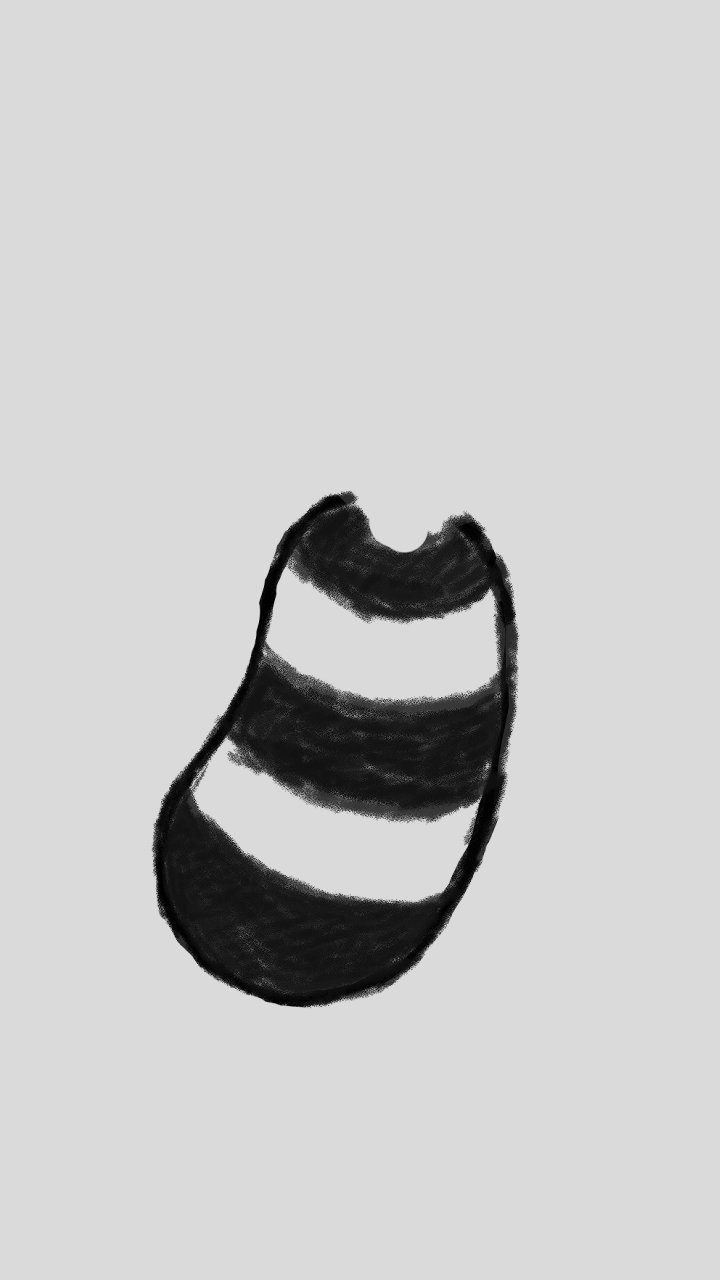
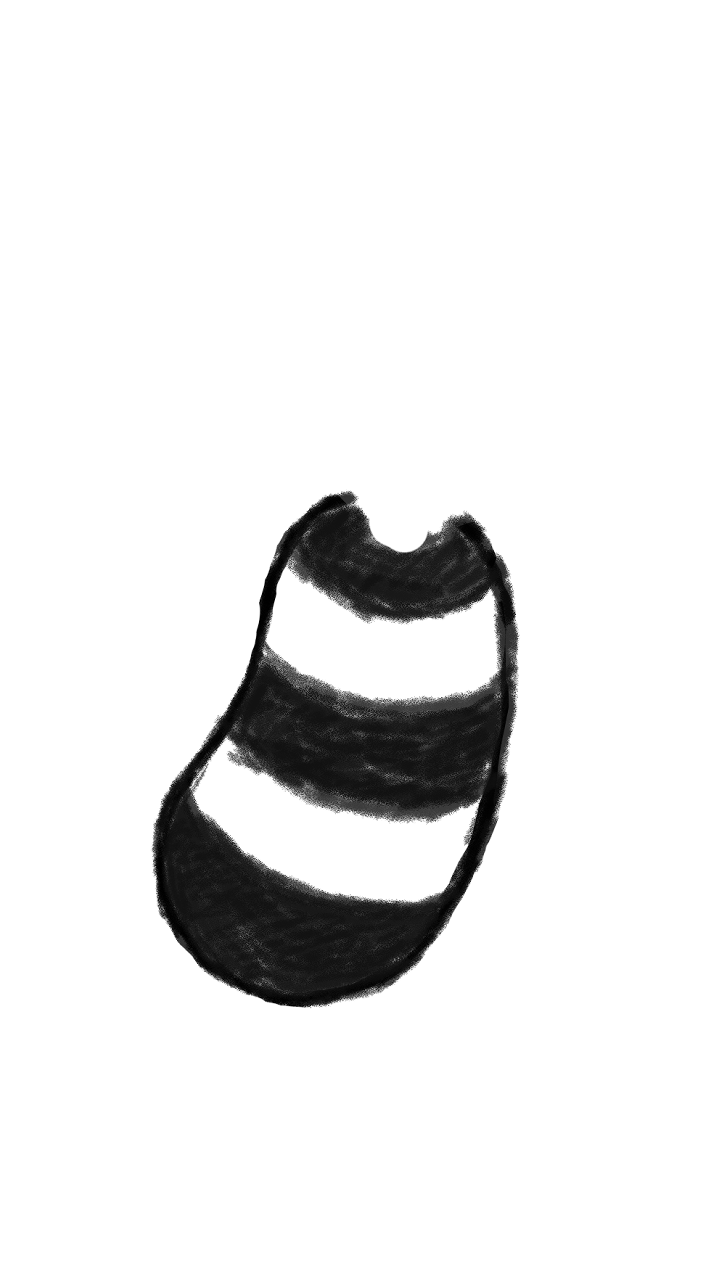
Revision of a layered w=720, h=1280 image; what changed, layer by layer:
hid "Paper" over (0, 0, 720, 1280)
